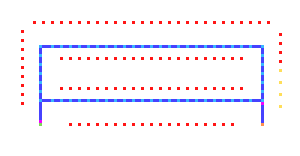
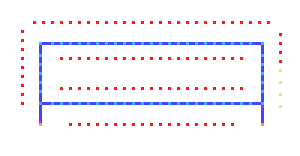
Layer changes from the first (300, 156) image to the second:
painted on "Layer #1" over [39, 42, 264, 108]
painted on "Layer #2" over [39, 42, 264, 105]
